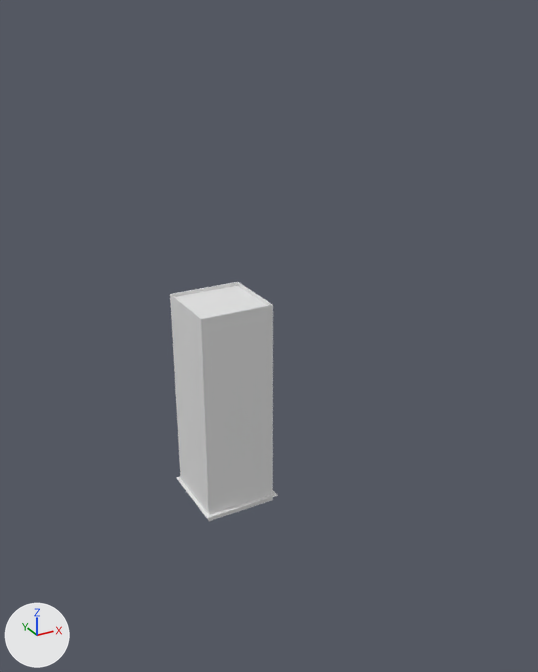
One commit to the Blender file city.blend: the scene before it, then after it.
Before and after are seen from a camera (50 mm lens) standing at (-7.63, -16.48, 12.9) and looking at (0.39, -1.89, 5.61). The axes (+X, +Y, +Z) are drawn at lower left. The lights are the same throughout. Materials are left out; every surface is plain grey.
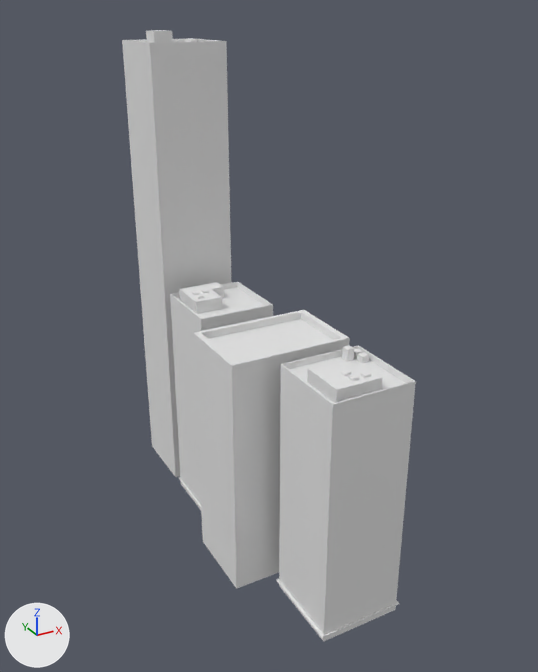
Pixel boxes (x1, y1, x2, y2) of what changed, in the pictures (538 x 672 px):
```json
{"object": "Cube.008", "change": "added", "after": [276, 345, 416, 642]}
{"object": "Cube", "change": "reshaped, moved", "before": [170, 282, 273, 521], "after": [194, 310, 350, 589], "on screen": "51% wider, 17% taller"}
{"object": "Cube.007", "change": "added", "after": [122, 30, 232, 477]}
{"object": "Cube.001", "change": "reshaped, rescaled", "before": [177, 477, 278, 519], "after": [170, 282, 273, 510]}
{"part": 1, "of": "me_cube_001", "change": "added", "after": [179, 282, 224, 314]}
{"part": 2, "of": "me_cube_001", "change": "added", "after": [170, 282, 273, 510]}
{"part": 3, "of": "me_cube_001", "change": "added", "after": [192, 289, 209, 299]}
```

Edits to the scene script, one JSON object a line:
```json
{"block": "me_cube_001", "where": "# used by ob_cube_001; location = (0.0, -0.02, 0.21); scale = (1.1, 1.1, 0.00966)"}
{"op": "remove", "block": "me_cube_001", "code": "me_cube_001.from_pydata(...)  # 8 vertices, 6 faces; spans x -1.0..1.0, y -1.0..1.0, z -1.0..1.0"}
{"op": "add", "block": "me_cube_001", "code": "me_cube_001.from_pydata(...)  # 81 vertices, 65 faces; spans x -1.0..1.0, y -1.0..1.0, z -20.84..684.16"}
{"block": "me_cube_001", "change": "me_cube_001 part 1: a new loose piece of 25 vertices spanning x -0.78..0.26, y -0.28..0.74, z 614.35..678.52"}
{"block": "me_cube_001", "change": "me_cube_001 part 2: a new loose piece of 24 vertices spanning x -0.96..0.96, y -0.94..0.94, z -20.84..658.99"}
{"block": "me_cube_001", "change": "me_cube_001 part 3"}
{"block": "me_cube_001", "change": "12 vertices are added at x -0.64..-0.38, y -0.12..0.3, z 676.58..684.16"}
{"block": "me_cube_001", "change": "12 new vertices lie (0.15, 0.0, 0.0) away from vertices in x -0.64..-0.38, y -0.12..0.3, z 676.58..684.16"}
{"block": "me_cube_001", "change": "15 new faces join them"}
{"block": "me_cube", "where": "# used by ob_cube; location = (0.0, 0.0, 3.0)"}
{"op": "remove", "block": "me_cube", "code": "me_cube.from_pydata(...)  # 20 vertices, 18 faces; spans x -1.0..1.0, y -1.0..1.0, z -3.0..3.0"}
{"op": "add", "block": "me_cube", "code": "me_cube.from_pydata(...)  # 28 vertices, 25 faces; spans x -1.5..1.5, y -1.0..1.0, z 0.0..6.02"}
{"block": "me_cube", "change": "me_cube part 4: the whole mesh is rebuilt"}
{"op": "add", "block": "me_cube_031", "code": ["me_cube_031 = bpy.data.meshes.new('Cube.031')", "me_cube_031.from_pydata(...)  # 121 vertices, 95 faces; spans x -5.5..17.9, y -2.9..19.7, z -1.6..39.3"]}
{"op": "add", "block": "me_cube_007", "code": ["me_cube_007 = bpy.data.meshes.new('Cube.007')", "me_cube_007.from_pydata(...)  # 134 vertices, 109 faces; spans x -1.0..1.0, y -1.0..1.0, z 0.0..8.19"]}
{"op": "set", "path": "ob_cube_001.scale", "old": "(1.1, 1.1, 0.00966)", "new": "(1.04, 1.07, 0.00883)"}
{"op": "set", "path": "ob_cube.location", "old": "(0.0, 0.0, 3.0)", "new": "(0.0, -2.69, 0.0)"}
{"op": "add", "block": "ob_cube_008", "code": ["ob_cube_008 = bpy.data.objects.new('Cube.008', me_cube_031)", "ob_cube_008.location = (1.02, -4.34, 5.99)", "ob_cube_008.scale = (-0.0916, -0.0916, -0.152)"]}
{"op": "add", "block": "ob_cube_007", "code": ["ob_cube_007 = bpy.data.objects.new('Cube.007', me_cube_007)", "ob_cube_007.location = (0.0, 2.4, 0.0)", "ob_cube_007.scale = (1.0, 1.0, 1.52)"]}
```
